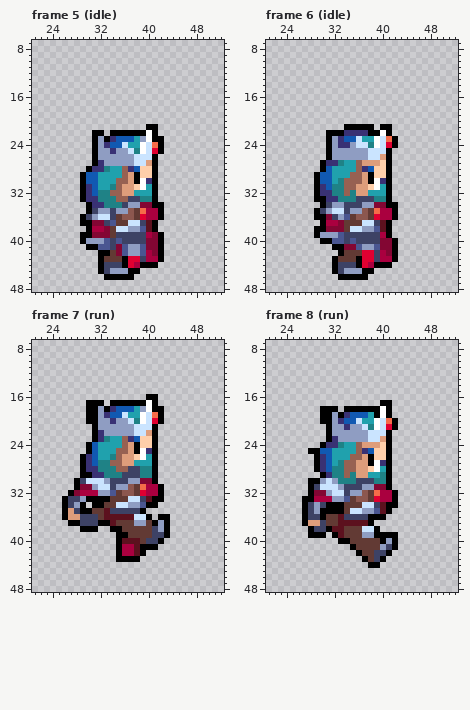
Pixel-art file, stored at assets_src/image/units/commanders/mercival_no_crown/map_mercival.ase. Above is the file before it was changed.
73x66 pixels, 176 frames. Shown: frame 5 (idle): x 21..52, y 7..48; frame 6 (idle): x 21..52, y 7..48; frame 7 (run): x 21..52, y 7..48; frame 8 (run): x 21..52, y 7..48. The commit also changed other frames, which this record leaves out.
After the commit:
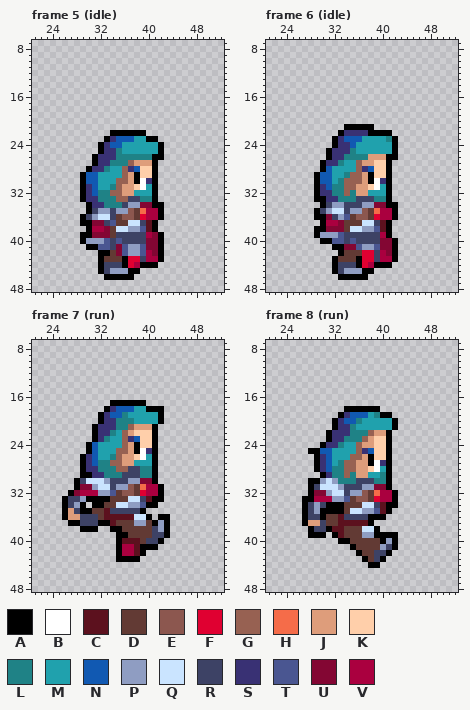
Palette (. is transparent): A #000000  B #ffffff  C #5c111e  D #623a34  E #8c574f  F #e00031  G #976152  H #f56c49  J #de9d7b  K #ffcfaa  L #1f8286  M #20a1ad  N #1159b2  P #8f9dc2  Q #cae4ff  R #3d4265  S #393174  T #4a5691  U #830633  V #aa003f
Commit: Added Descriptions to several units and added crownless mercival map sprite
Diff:
Changed rows in their new state; - is an unchanged pixel.
Frame 5 (idle), layer "Layer 1":
first column x 31:
21 ---------..-
22 ..-------..-
23 ..------MA-.
24 .A---M--MMM-
25 .AS-LMMMMMM-
26 -SSSLLLLLL-A
27 --SLLLGJJ---
Frame 6 (idle), layer "Layer 1":
first column x 31:
21 ---------..-
22 ..-------A--
23 .A---N--MML-
24 .A--NMMMMMM-
25 -SSSLMMMMMMA
26 -SSLLLLJJ--A
27 --------K---
29 ---L--------
Frame 7 (run), layer "Layer 1":
first column x 30:
16 ----------..
17 ...-------..
18 ...------MA-
19 ..A---L--MMM
20 ..AS-LLLMMMM
21 --SSSLLGJJJ-
22 ---SLMGJKKK-
Frame 8 (run), layer "Layer 1":
first column x 30:
17 ----------..
18 ...-------..
19 ...------LA-
20 ..A---L--MMM
21 -.AS-LMMMMMM
22 --SSSLLLGJJ-
23 ---SLLLGJKK-
24 ---------K--
Boxes around the changes in both pictures, in picture pixels (x1, y1, x2, y2):
changed: (92, 124, 164, 166)
changed: (326, 124, 398, 178)
changed: (86, 394, 158, 436)
changed: (320, 400, 392, 448)
